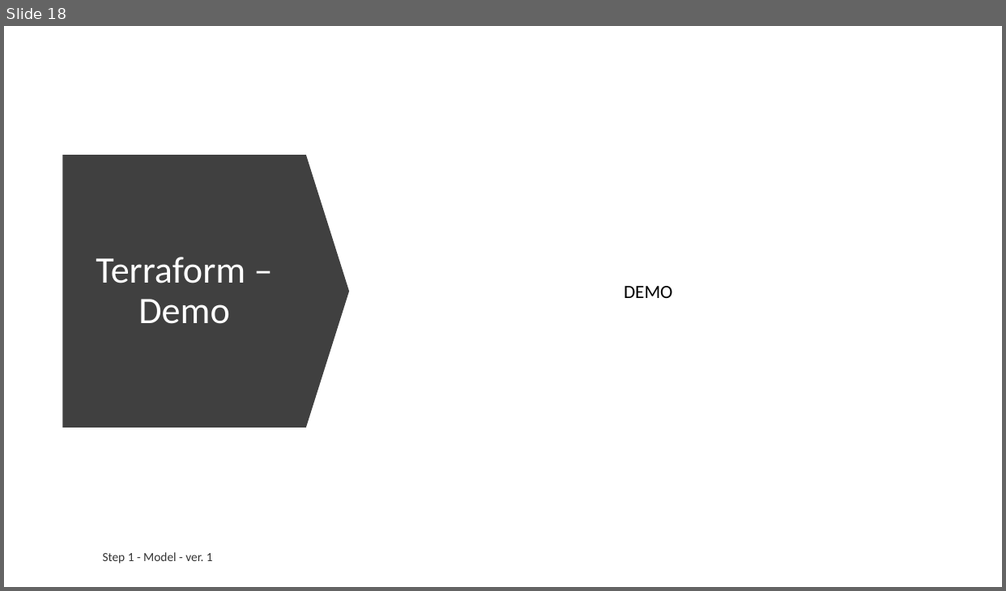
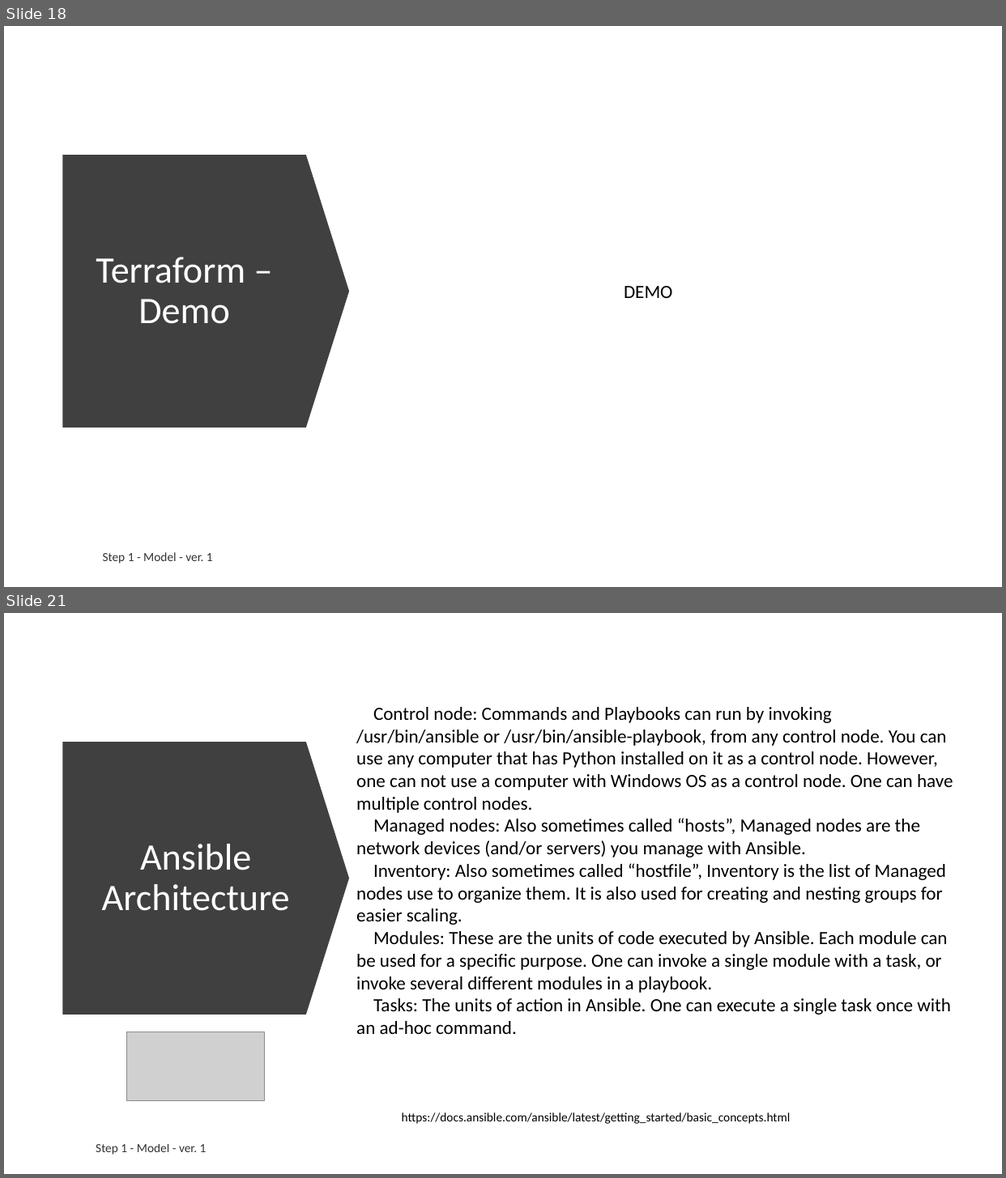
Before and after one commit to ext4dmin/DevOps-Mentorship, a slide deck: Step05-Infrastructure_as_a_Code_speach.pptx. Shown one above the other, each under a label of ours: slide 18 before the commit, slides 18 and 21 after it; the slides between them are not shown. The pictures are 1006x591 and 1006x1178 pixels, drawn with LibreOffice and Linux fonts; fonts in the diff are those of the drawing; grey boxes stand for pictures. Boxes give left, top, right and bottom in pixels: in the first picture for what was removed or moved away, otherwise in the second. Text is boxed around its words. In the diff, an @@ line names an element or a change of style, - is before the commit and + after.

Commit message:
Step 5. IaC: - To Review

```diff
--- a/Step05-Infrastructure_as_a_Code_speach.pptx
+++ b/Step05-Infrastructure_as_a_Code_speach.pptx
@@ slide 21 added at bbox=[4, 613, 1002, 1174], background #FFFFFF @@
@@ text added at bbox=[356, 707, 953, 1034], 18 pt, text #000000 @@
+Control node: Commands and Playbooks can run by invoking /usr/bin/ansible or /usr/bin/ansible-playbook, from any control node. You can use any computer that has Python installed on it as a control node. However, one can not use a computer with Windows OS as a control node. One can have multiple control nodes.
+Managed nodes: Also sometimes called “hosts”, Managed nodes are the network devices (and/or servers) you manage with Ansible.
+Inventory: Also sometimes called “hostfile”, Inventory is the list of Managed nodes use to organize them. It is also used for creating and nesting groups for easier scaling.
+Modules: These are the units of code executed by Ansible. Each module can be used for a specific purpose. One can invoke a single module with a task, or invoke several different modules in a playbook.
+Tasks: The units of action in Ansible. One can execute a single task once with an ad-hoc command.
@@ down arrow added at bbox=[63, 742, 350, 1015], fill #404040 @@
@@ title added at bbox=[102, 844, 290, 911], 36 pt, text #FFFFFF @@
+Ansible Architecture
@@ picture added at bbox=[127, 1033, 265, 1101] @@
@@ text added at bbox=[402, 1113, 791, 1124], 12 pt, text #000000 @@
+https://docs.ansible.com/ansible/latest/getting_started/basic_concepts.html
@@ text added at bbox=[96, 1144, 206, 1155], 12 pt, text #000000 at 80% opacity @@
+Step 1 - Model - ver. 1
```
Also in this commit, not shown: 1 slide changed, 6 other slides added, 2 other files.
